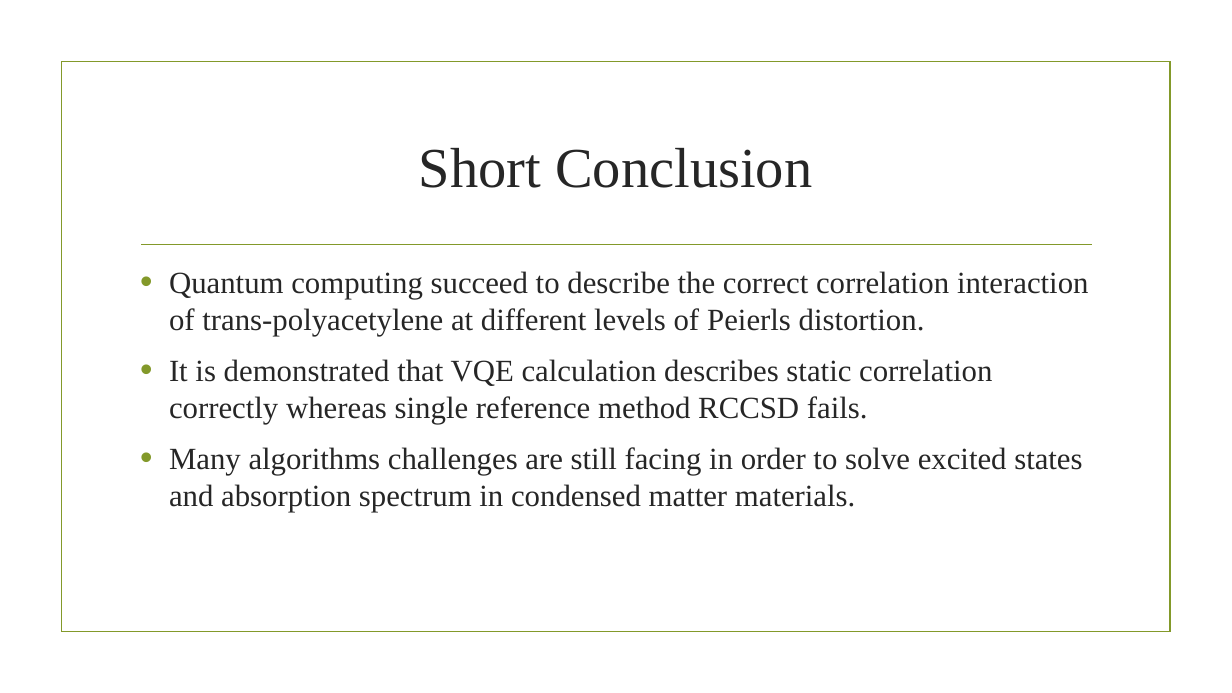
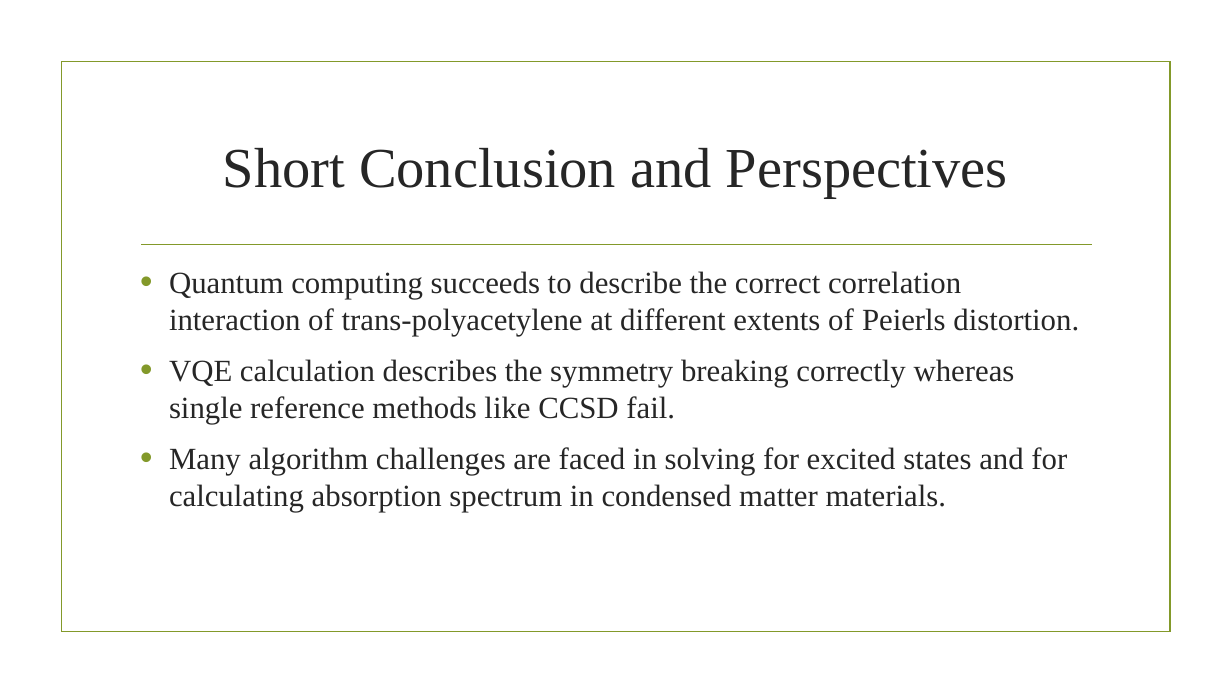
Before and after one commit to ruiyiQM/QPARC-Challenge-2022, a slide deck: slide 14 of Presentation/Qamuy.pptx. Drawn at 1232x693 pixels with LibreOffice and Linux fonts; fonts in the diff are those of the drawing; background and template pictures are left out. Boxes give left, top, right and bottom in pixels: in the first picture for what was removed or moved away, otherwise in the second. Text is boxed around its words. In the diff, an @@ line names an element or a change of style, - is before the commit and + after.

```diff
--- a/Presentation/Qamuy.pptx
+++ b/Presentation/Qamuy.pptx
@@ title at (223, 148, 1008, 198): text changed @@
-Short Conclusion
+Short Conclusion and Perspectives
@@ text at (169, 271, 1079, 512): text changed @@
-• Quantum computing succeed to describe the correct correlation interaction of trans-polyacetylene at different levels of Peierls distortion.
-• It is demonstrated that VQE calculation describes static correlation correctly whereas single reference method RCCSD fails.
-• Many algorithms challenges are still facing in order to solve excited states and absorption spectrum in condensed matter materials.
+• Quantum computing succeeds to describe the correct correlation interaction of trans-polyacetylene at different extents of Peierls distortion.
+• VQE calculation describes the symmetry breaking correctly whereas single reference methods like CCSD fail.
+• Many algorithm challenges are faced in solving for excited states and for calculating absorption spectrum in condensed matter materials.
```
Also in this commit, not shown: 12 other slides changed, 2 slides added.
